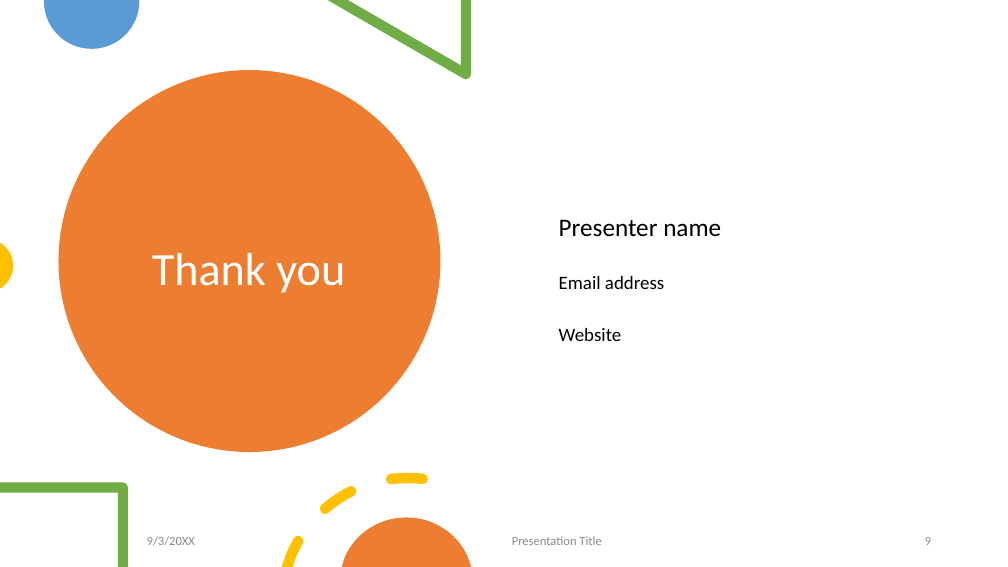
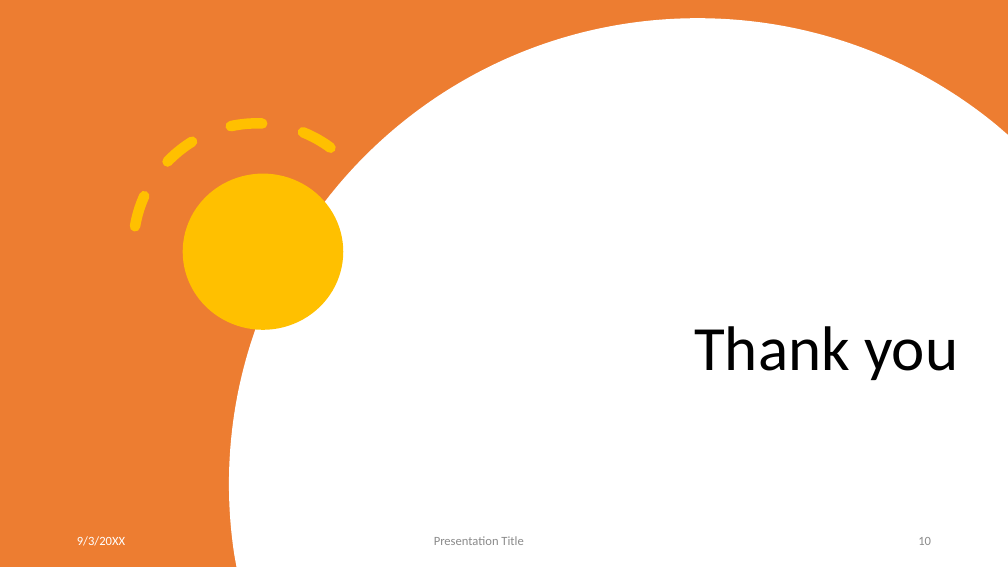
Before and after one commit to MinasFakhori/First-year-group-project, a slide deck: slide 10 of Presentation/pres.pptx (slide 9 before the commit). Drawn at 1008x567 pixels with LibreOffice and Linux fonts; fonts in the diff are those of the drawing. Boxes give left, top, right and bottom in pixels: in the first picture for what was removed or moved away, otherwise in the second. Text is boxed around its words. In the diff, an @@ line names an element or a change of style, - is before the commit and + after.

```diff
--- a/Presentation/pres.pptx
+++ b/Presentation/pres.pptx
@@ rectangle added at box(0, 0, 1008, 567), fill #ED7D31 @@
@@ freeform shape added at box(229, 18, 1008, 567), fill #FFFFFF @@
@@ ellipse removed at box(58, 70, 440, 452) @@
@@ arc (boxed as its full ellipse) added at box(83, 73, 431, 421), outline #FFC000 10 pt dashed @@
@@ ellipse added at box(183, 174, 343, 330), fill #FFC000 @@
@@ title "Thank you": place and size @@
-title "Thank you" at box(152, 253, 345, 293)
+title "Thank you" at box(694, 326, 958, 380)
@@ title "Thank you" at box(694, 326, 958, 380): size 44 to 60 pt, text colour #FFFFFF to #000000; alignment centre to right; vertical alignment middle to bottom @@
@@ text removed at box(559, 219, 721, 341) @@
-Presenter name
-Email address
-Website
@@ text "9/3/20XX": place and size @@
-text "9/3/20XX" at box(147, 536, 195, 546)
+text "9/3/20XX" at box(77, 536, 125, 546)
@@ text "9/3/20XX" at box(77, 536, 125, 546): text colour #8C8C8C to #FFFFFF; more space between paragraphs @@
@@ text "Presentation Title": place and size @@
-text "Presentation Title" at box(512, 536, 601, 545)
+text "Presentation Title" at box(434, 536, 523, 545)
@@ text "Presentation Title" at box(434, 536, 523, 545): alignment left to centre; more space between paragraphs @@
@@ page number at box(918, 537, 931, 545): text changed @@
-9
+10
```
Also in this commit, not shown: 6 other slides changed, 4 slides added, 2 slides removed.
